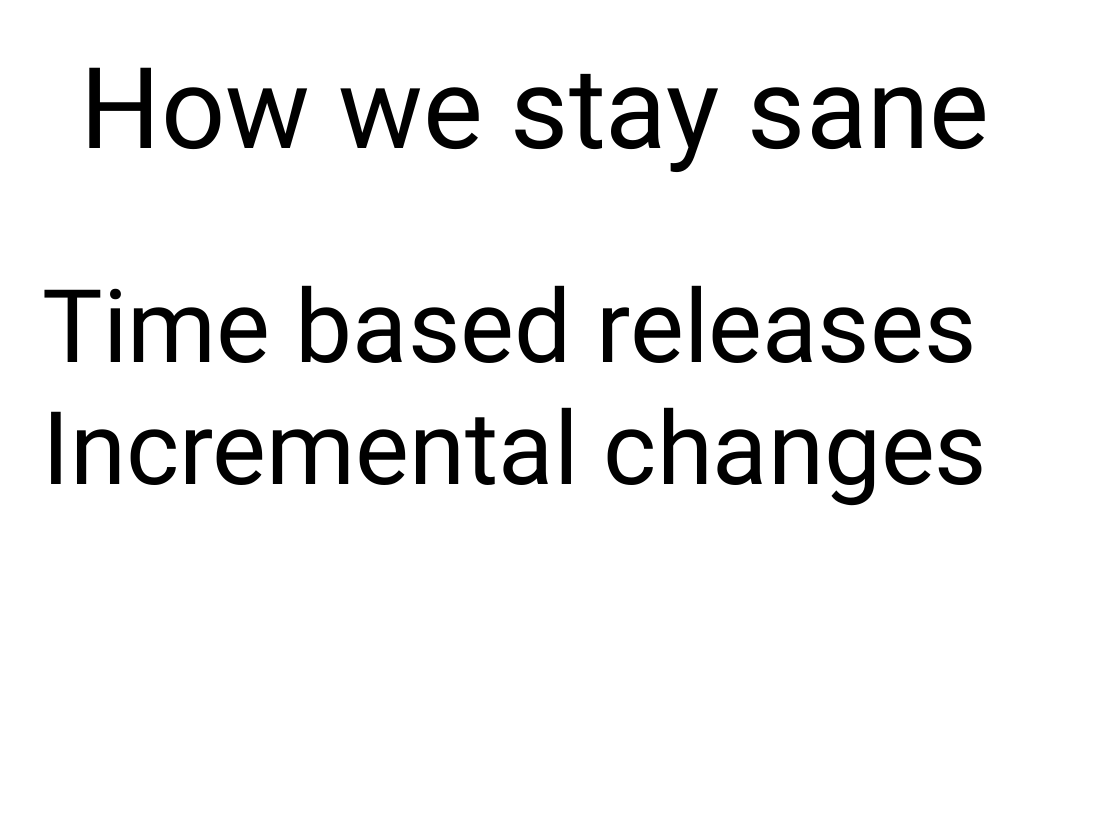
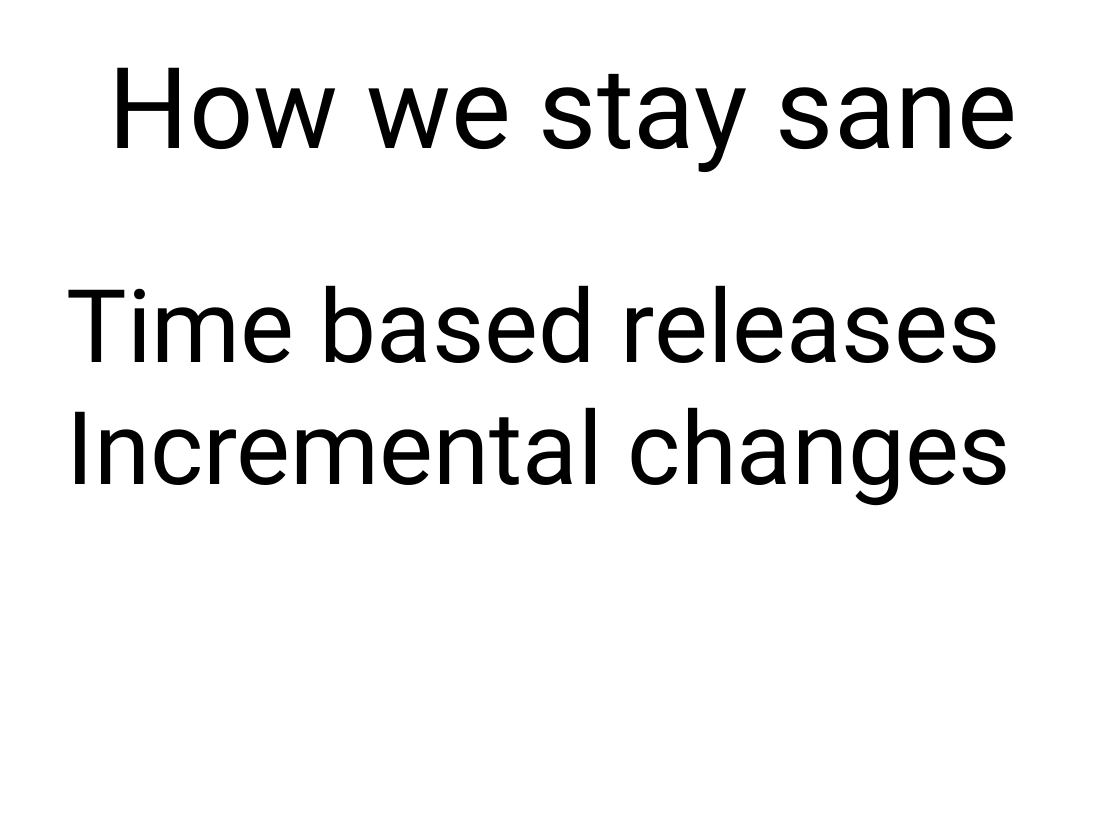
Before and after one commit to gregkh/kernel-development, a slide deck: slide 8 of lf_kernel-development.odp (slide 26 before the commit). Drawn at 1120x840 pixels with LibreOffice and Linux fonts; fonts in the diff are those of the drawing; background and template pictures are left out. Boxes give left, top, right and bottom in pixels: in the first picture for what was removed or moved away, otherwise in the second. Text is boxed around its words. In the diff, an @@ line names an element or a change of style, - is before the commit and + after.

```diff
--- a/lf_kernel-development.odp
+++ b/lf_kernel-development.odp
@@ text "How we stay sane": place and size @@
-text "How we stay sane" at (81, 67, 990, 172)
+text "How we stay sane" at (109, 67, 1018, 172)
@@ text "Time based releases": place and size @@
-text "Time based releases" at (43, 285, 988, 506)
+text "Time based releases" at (67, 285, 1012, 506)
```
Also in this commit, not shown: 3 other slides changed, 13 slides added, 4 slides removed, 1 other file.
